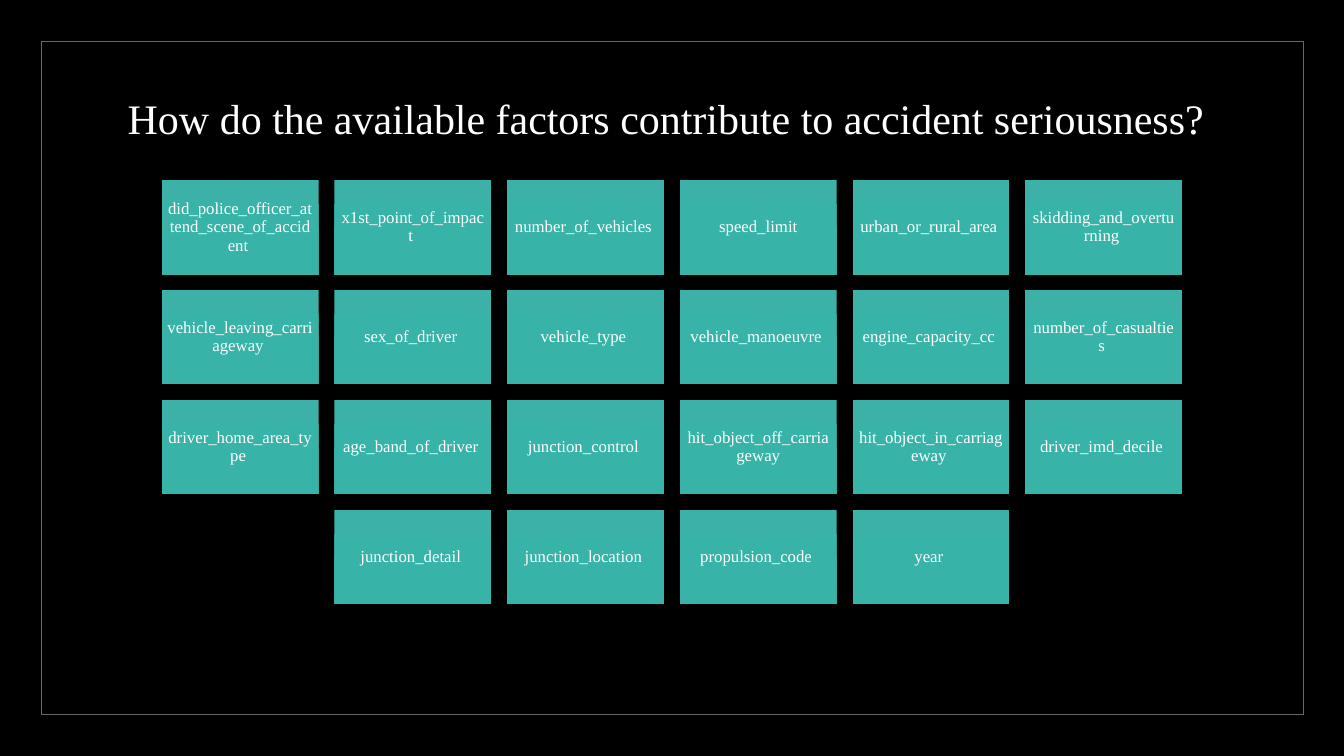
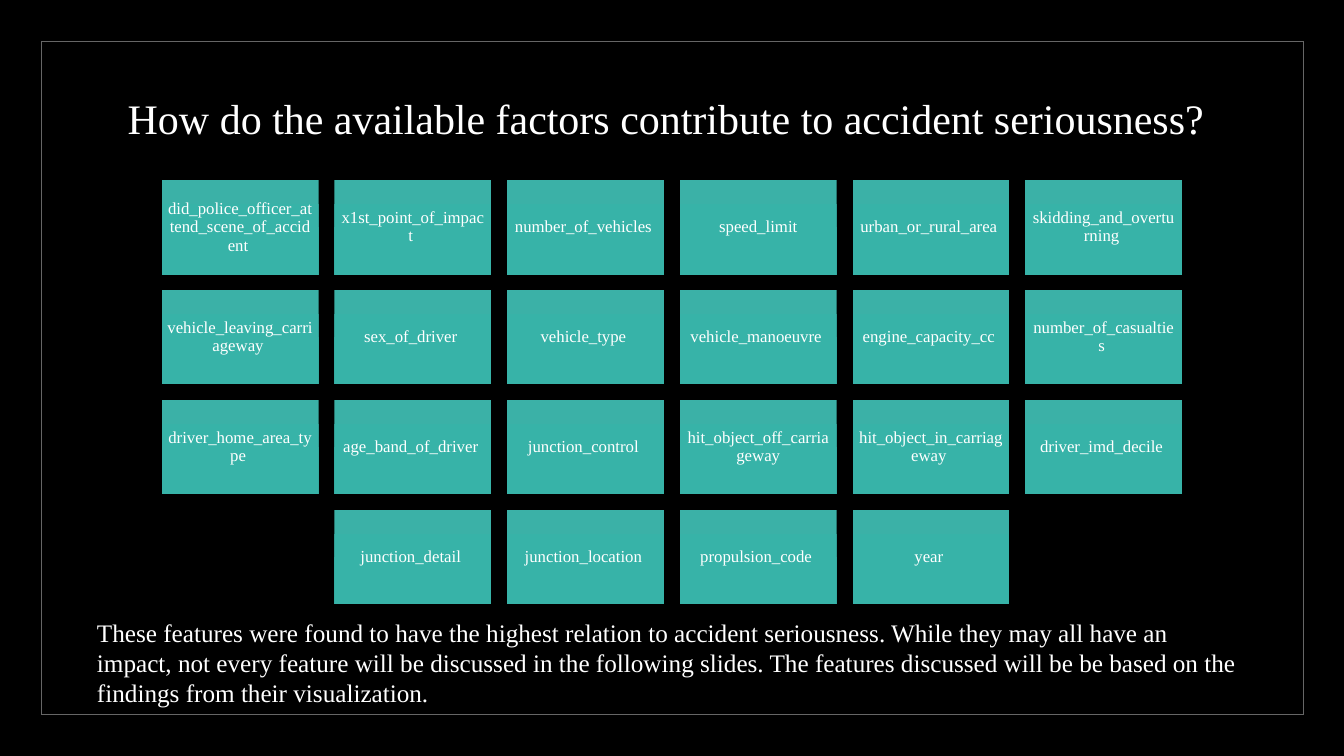
Before and after one commit to GenTaylor/Traffic-Accident-Analysis, a slide deck: slide 13 of Traffic Analysis and Severity Prediction.pptx. Drawn at 1344x756 pixels with LibreOffice and Linux fonts; fonts in the diff are those of the drawing. Boxes give left, top, right and bottom in pixels: in the first picture for what was removed or moved away, otherwise in the second. Text is boxed around its words. In the diff, an @@ line names an element or a change of style, - is before the commit and + after.

```diff
--- a/Traffic Analysis and Severity Prediction.pptx
+++ b/Traffic Analysis and Severity Prediction.pptx
@@ text added at [97, 624, 1235, 708], 18 pt, text #FFFFFF @@
+These features were found to have the highest relation to accident seriousness. While they may all have an impact, not every feature will be discussed in the following slides. The features discussed will be be based on the findings from their visualization.
```
Also in this commit, not shown: 1 other slide changed, 20 slides added, 2 slides removed.
